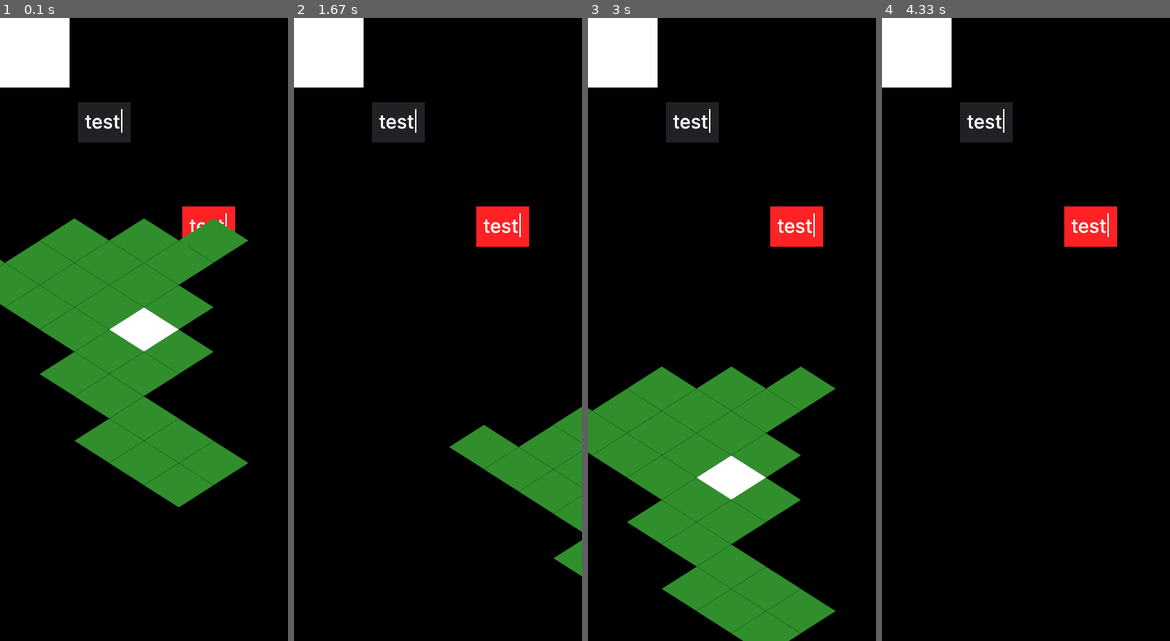
Above: before the commit, frames 1-4 (left to right).
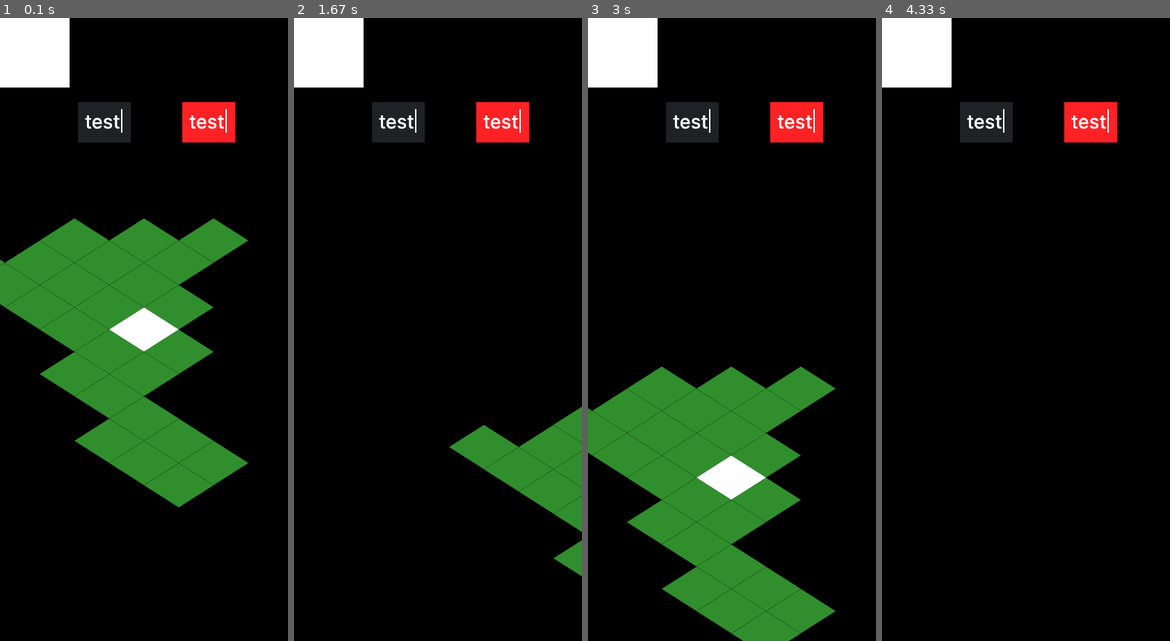
Above: after the commit, the same moments.

Repository: marcusTsng/goal_app
Game: pygame game, started from main.py
Two runs of this game, one before a commit and one after it. Both use one fixed random seed, a clock stepped at 60 frames per second and the inputs below.
Inputs (mouse positions are in pixels of both pictures, inside the frame that each line leads up to):
- Up to frame 1 (0.1 s): no input
- Up to frame 2 (1.67 s): press the mouse at (472, 441) at 0.37 s; move the mouse to (486, 285) at 0.47 s; release the mouse at (501, 136) at 0.6 s; click (504, 422) at 0.72 s; press the mouse at (368, 242) at 1.03 s; move the mouse to (377, 404) at 1.13 s; release the mouse at (389, 566) at 1.27 s; press the mouse at (368, 329) at 1.37 s; move the mouse to (452, 410) at 1.47 s; release the mouse at (538, 491) at 1.6 s
- Up to frame 3 (3 s): press the mouse at (697, 304) at 1.7 s; move the mouse to (694, 429) at 1.8 s; release the mouse at (694, 547) at 1.93 s; press the mouse at (801, 460) at 2.03 s; move the mouse to (726, 429) at 2.13 s; release the mouse at (651, 398) at 2.27 s; press the mouse at (801, 242) at 2.37 s; move the mouse to (780, 192) at 2.47 s; release the mouse at (763, 142) at 2.6 s; press the mouse at (732, 416) at 2.7 s; move the mouse to (717, 360) at 2.8 s; release the mouse at (703, 304) at 2.93 s
- Up to frame 4 (4.33 s): press the mouse at (1095, 460) at 3.03 s; move the mouse to (1109, 323) at 3.13 s; release the mouse at (1121, 186) at 3.27 s; press the mouse at (1060, 485) at 3.37 s; move the mouse to (1043, 410) at 3.47 s; release the mouse at (1023, 335) at 3.6 s; press the mouse at (991, 304) at 3.7 s; move the mouse to (1000, 260) at 3.8 s; release the mouse at (1005, 211) at 3.93 s; press the mouse at (991, 354) at 4.03 s; move the mouse to (956, 223) at 4.13 s; release the mouse at (922, 98) at 4.27 s

The runs differ from the first frame. In frame 1, 1.8% of the frame differs, in the area x 63-82%, y 13-37%; in frame 2, 2.4%; in frame 3, 2.4%; in frame 4, 2.4%.

Commit message:
button stuff

Diff:
--- a/main.py
+++ b/main.py
@@ -7,7 +7,7 @@
 
 pygame.init()
 pygame.display.set_caption("VOYAGE")
-print("afdhas")
+
 def addTile():
     x,y = Tile.get_random_placement()
     Tile(x,y)
@@ -79,10 +79,9 @@
 
 ### SPRITES AND OTHER VARIABLES
 
-sprite = RectSprite((255,255,255), 100, 100, 0, 0, priority=1)
-img = ImageSprite("placeholder.png", 300, 300, (255,0,0,100))
-# button = Button((200,200,200), 100, 50, 200, 100)
-button = Button("placeholder.png", 150, 150, priority=1)
+sprite = RectSprite((255,255,255), 100, 100, 0, 0, priority=2)
+add_button = Button("placeholder.png", 150, 150, priority=2)
+complete_button = Button("placeholder.png", 300, 150, priority=2, tint=(255,0,0))
 
 center_tile = Tile(color=(255,255,255))
 center_tile.set_building("Hut")
@@ -97,7 +96,8 @@
     Tile(x,y)
 for _ in range(20): addTile()
 
-button.set_function(addTile)
+add_button.set_function(addTile)
+complete_button.set_function(addTile)
 
 ### MAIN GAME LOOP
 dragging = False
--- a/pygame_objs.py
+++ b/pygame_objs.py
@@ -118,7 +118,7 @@
     center_tile = None
     tiles = []
 
-    def __init__(self, relative_x = 0, relative_y = 0, color=TILE_COL, priority=0):
+    def __init__(self, relative_x = 0, relative_y = 0, color=TILE_COL, priority=1):
         super().__init__("Terrain/Tile.png", SCREEN_WIDTH / 2, SCREEN_HEIGHT / 2, color, test, self, True, priority)
         self.relative_x = relative_x
         self.relative_y = relative_y
